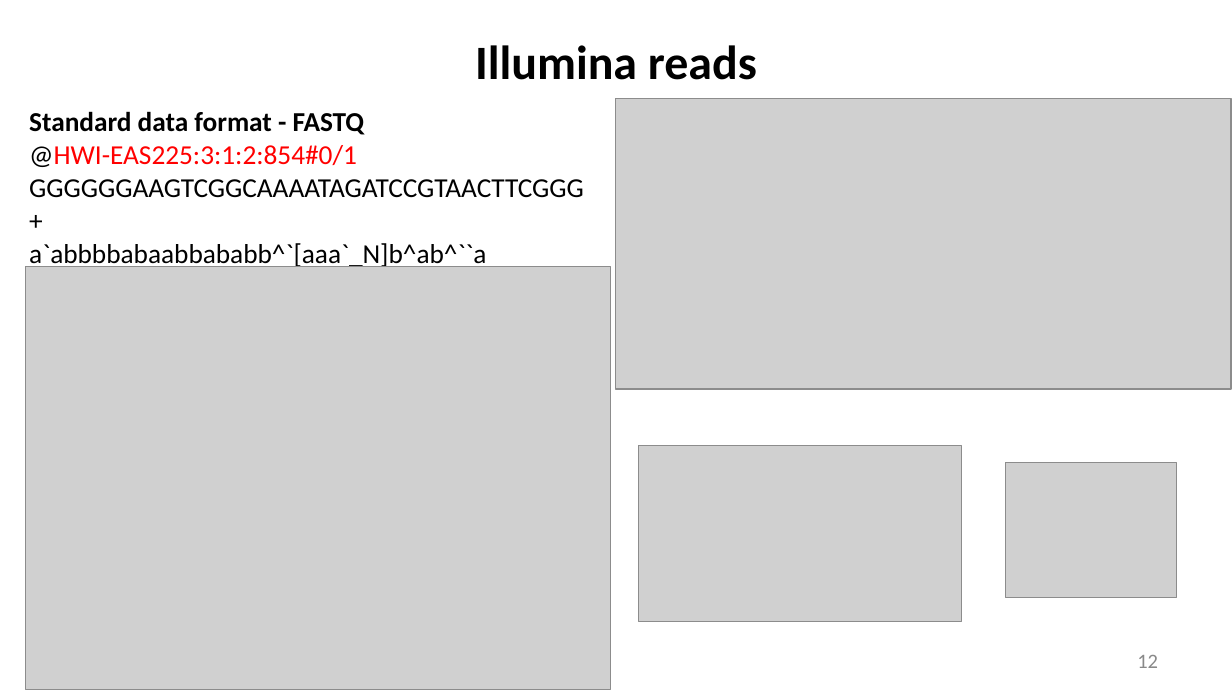
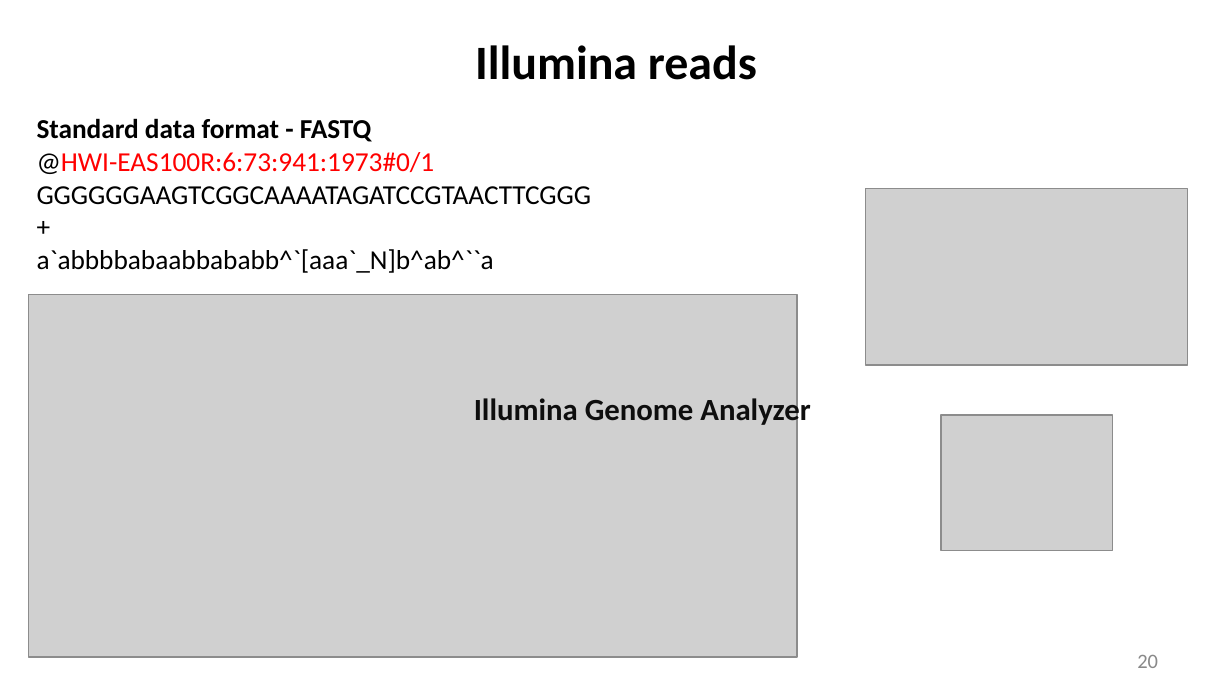
Before and after one commit to liu3zhenlab/teaching, a slide deck: slide 20 of PLPTH813Bioinformatis/2025/1_lecture/lecture05_NGS_data.pptx (slide 12 before the commit). Drawn at 1232x693 pixels with LibreOffice and Linux fonts; fonts in the diff are those of the drawing; grey boxes stand for pictures. Boxes give left, top, right and bottom in pixels: in the first picture for what was removed or moved away, otherwise in the second. Text is boxed around its words. In the diff, an @@ line names an element or a change of style, - is before the commit and + after.

```diff
--- a/PLPTH813Bioinformatis/2025/1_lecture/lecture05_NGS_data.pptx
+++ b/PLPTH813Bioinformatis/2025/1_lecture/lecture05_NGS_data.pptx
@@ text "Standard data format - FASTQ" moved from (x1=29, y1=111, x2=584, y2=269) to (x1=37, y1=118, x2=592, y2=273) @@
@@ text at (x1=37, y1=152, x2=435, y2=174): text changed @@
-@HWI-EAS225:3:1:2:854#0/1
+@HWI-EAS100R:6:73:941:1973#0/1
@@ picture moved from (x1=639, y1=445, x2=962, y2=621) to (x1=866, y1=188, x2=1189, y2=365) @@
@@ picture removed at (x1=26, y1=266, x2=611, y2=689) @@
@@ picture resized from (x1=615, y1=99, x2=1231, y2=389) to (x1=28, y1=294, x2=797, y2=657) @@
@@ text added at (x1=474, y1=394, x2=810, y2=428), 18 pt, text #0E0E0E, bold @@
+Illumina Genome Analyzer
@@ picture moved from (x1=1005, y1=462, x2=1177, y2=598) to (x1=941, y1=415, x2=1112, y2=551) @@
@@ page number at (x1=1137, y1=655, x2=1158, y2=668): text changed @@
-12
+20
```
Also in this commit, not shown: 5 other slides changed, 8 slides added.
